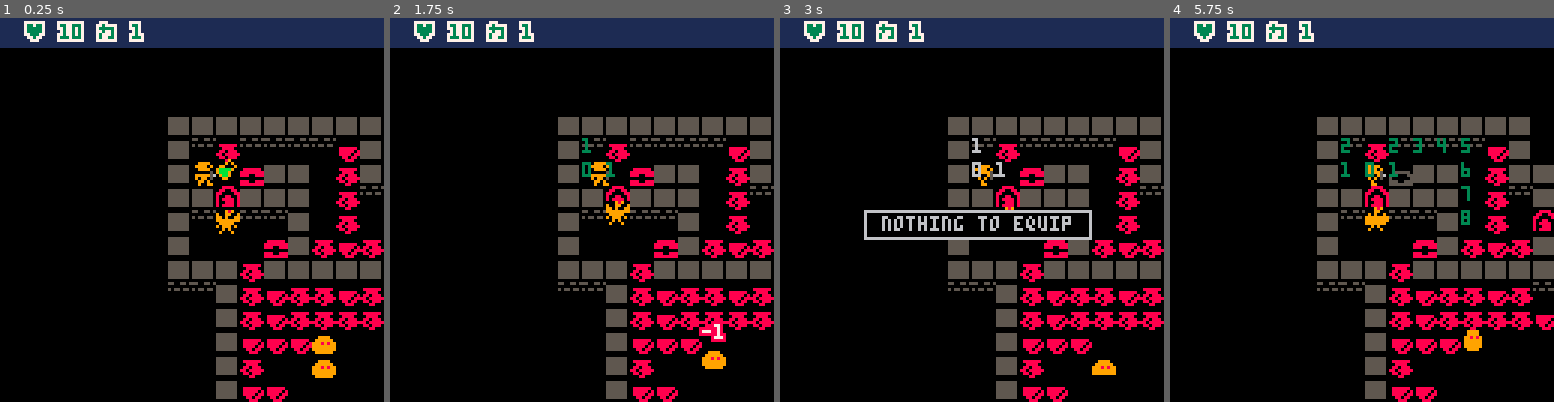
Above: before the commit, frames 1-4 (left to right).
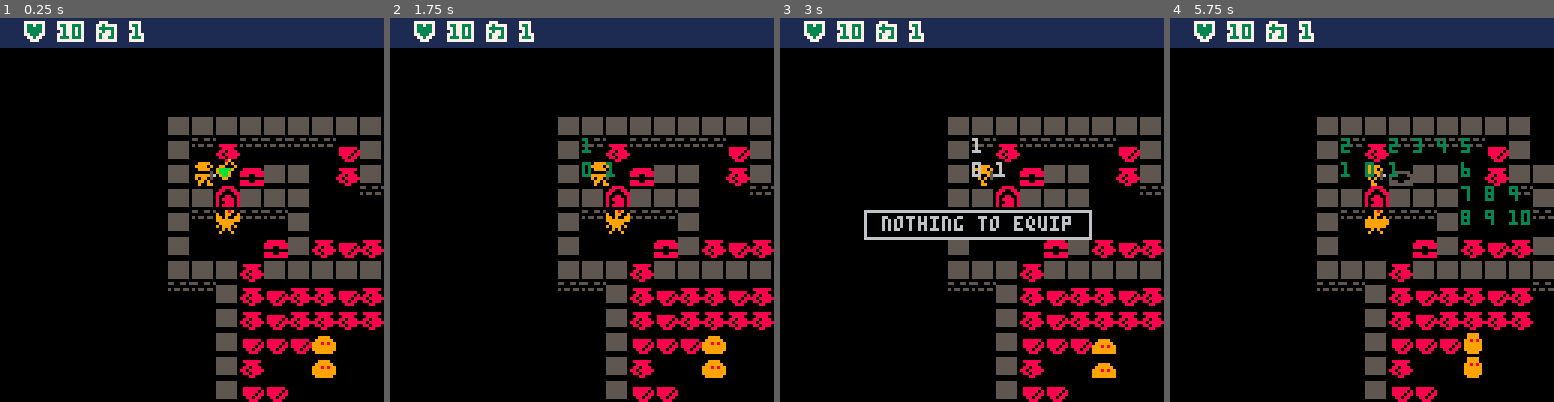
Above: after the commit, the same moments.

Repository: chebastian/picoabyss
Game: PICO-8 cartridge rouge.p8
Same seed, same stepped clock (60 frames per second), same inputs: the game is played once before the commit and once after it.
Inputs:
- Up to frame 1 (0.25 s): no input
- Up to frame 2 (1.75 s): tap X (X key) at 0.33, 1.07 s; tap O (Z key) at 0.7, 1.7 s; hold Right from 1.6 s (still down)
- Up to frame 3 (3 s): tap X (X key) at 1.85, 2.97 s; release Right at 2.1 s; tap O (Z key) at 2.1, 2.5, 2.9 s; hold Up 2.15-2.42 s; hold Right from 2.47 s (still down)
- Up to frame 4 (5.75 s): release Right at 3.03 s; hold Left 3.08-3.58 s; tap O (Z key) every 0.4 s from 3.3 to 5.7 s; hold Down 3.63-3.97 s; hold Right 4.02-4.68 s; tap X (X key) at 4.08, 5.2 s; hold Up 4.73-5.03 s; hold Left 5.08-5.68 s; hold Down from 5.73 s (still down)

The runs differ from the first frame. In frame 1, 0.4% of the frame differs, in the area x 87-94%, y 45-57%; in frame 2, 1.3%; in frame 3, 0.7%; in frame 4, 1.4%, in the area x 50-100%, y 43-94%.

Commit message:
walk to player

Diff:
--- a/rouge.p8
+++ b/rouge.p8
@@ -490,7 +490,36 @@
 end
 
 function wlk_to_plyr(ent)
- wlk_in_d(ent,_plyr)
+ local mini,mind = -1,999
+ local curd = arr_find(_srch_tiles,ent.pos,cmp_p)
+ if curd then
+  mind = curd.dst
+ end
+ for i=1,#dirs do
+  local nx = ent.pos.x+dirs[i].x
+  local ny = ent.pos.y+dirs[i].y
+
+  local ndist = 999
+  local ptile =
+  arr_find(
+   _srch_tiles,p(nx,ny),cmp_p)
+  if ptile then
+   ndist = ptile.dst
+  end
+
+  if ndist < mind then
+   mini = i
+   mind = ndist
+  end
+ end
+
+ if mini == -1 then
+  return
+ end
+
+ ent.d = dirs[mini]
+ move_ent(ent,dirs[mini])
+ ent.d = nil
 end
 
 function move_ent(ent,d)
@@ -850,12 +879,22 @@
 end
 
 function arr_cont(arr,a,cmp)
+-- for it in all(arr) do
+--  if cmp(a,it) then
+--   return true
+--  end
+-- end
+-- return false
+ return arr_find(arr,a,cmp) != nil
+end
+
+function arr_find(arr,a,cmp)
  for it in all(arr) do
   if cmp(a,it) then
-   return true
+   return it
   end
  end
- return false
+ return nil
 end
 
 function lerp(a,b,d)
@@ -1175,12 +1214,12 @@
 0000000101010101010101010000000000000000000000000000000000000000000000000000000000000000000000000000000000000000000000000000000000000000000000000000000000000000000000000000000000000000000000000000000000000000000000000000000000000000000000000000000000000000
 00000001000d000000000f010000000000000000000000000000000000000000000000000000000000000000000000000000000000000000000000000000000000000000000000000000000000000000000000000000000000000000000000000000000000000000000000000000000000000000000000000000000000000000
 0000000102020b0101000d010101010100000000010101010101010100000000000000000000000000000000000000000000000000000000000000000000000000000000000000000000000000000000000000000000000000000000000000000000000000000000000000000000000000000000000000000000000000000000
-000000010109010101020d000100000101010101010000000000000100000000000000000000000000000000000000000000000000000000000000000000000000000000000000000000000000000000000000000000000000000000000000000000000000000000000000000000000000000000000000000000000000000000
-000000010000000001000d000900020100000000010000000000000100000000000000000000000000000000000000000000000000000000000000000000000000000000000000000000000000000000000000000000000000000000000000000000000000000000000000000000000000000000000000000000000000000000
+0000000101090101010200000100000101010101010000000000000100000000000000000000000000000000000000000000000000000000000000000000000000000000000000000000000000000000000000000000000000000000000000000000000000000000000000000000000000000000000000000000000000000000
+0000000100000000010000000000020100000000010000000000000100000000000000000000000000000000000000000000000000000000000000000000000000000000000000000000000000000000000000000000000000000000000000000000000000000000000000000000000000000000000000000000000000000000
 000000010000020b010d0f0d0100000100000000090000000000000100000000000000000000000000000000000000000000000000000000000000000000000000000000000000000000000000000000000000000000000000000000000000000000000000000000000000000000000000000000000000000000000000000000
-0000000101010d01010101010101090100000000010901010101010100000000000000000000000000000000000000000000000000000000000000000000000000000000000000000000000000000000000000000000000000000000000000000000000000000000000000000000000000000000000000000000000000000000
+0000000101010d01010101010101000100000000010901010101010100000000000000000000000000000000000000000000000000000000000000000000000000000000000000000000000000000000000000000000000000000000000000000000000000000000000000000000000000000000000000000000000000000000
 0000000000010d0f0d0d0f0d0000000100000001010000000001000000000000000000000000000000000000000000000000000000000000000000000000000000000000000000000000000000000000000000000000000000000000000000000000000000000000000000000000000000000000000000000000000000000000
-0000000000010d0f0d0d0d0d0f0d0f0100000001000000000001000000000000000000000000000000000000000000000000000000000000000000000000000000000000000000000000000000000000000000000000000000000000000000000000000000000000000000000000000000000000000000000000000000000000
+0000000000010d0f0d0d0d0d000d0f0100000001000000000001000000000000000000000000000000000000000000000000000000000000000000000000000000000000000000000000000000000000000000000000000000000000000000000000000000000000000000000000000000000000000000000000000000000000
 0000000000010f0f0f00000000000f0101010101000000000001000000000000000000000000000000000000000000000000000000000000000000000000000000000000000000000000000000000000000000000000000000000000000000000000000000000000000000000000000000000000000000000000000000000000
 0000000000010d000202020202020f0900000009000000000001000000000000000000000000000000000000000000000000000000000000000000000000000000000000000000000000000000000000000000000000000000000000000000000000000000000000000000000000000000000000000000000000000000000000
 0000000000010f0f02020202020f0d0101010101010101010101000000000000000000000000000000000000000000000000000000000000000000000000000000000000000000000000000000000000000000000000000000000000000000000000000000000000000000000000000000000000000000000000000000000000
